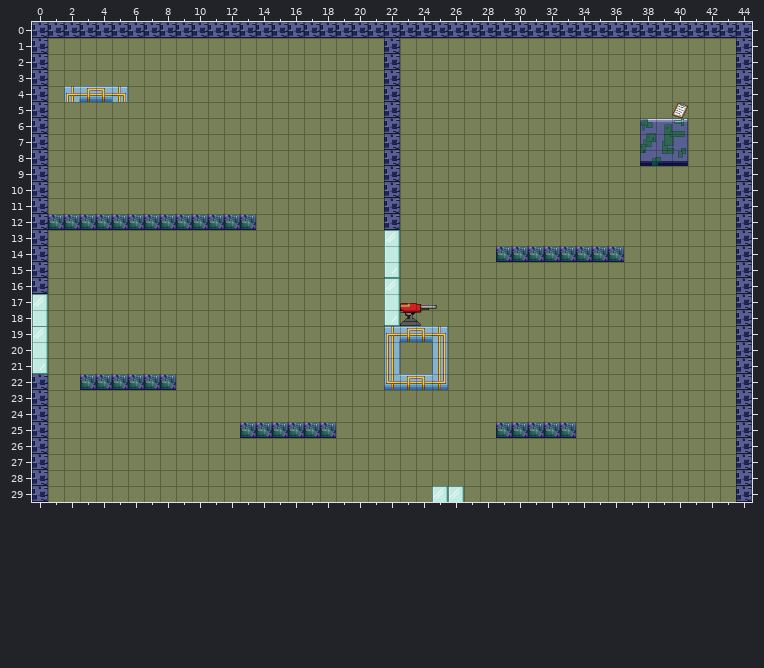
Two states of a Tiled map, GitHub/data/tileset/level2.tmx. Above, as it was before the edit.
Cells are 32x32 px. Shown: x 0..44, y 0..29.
New version:
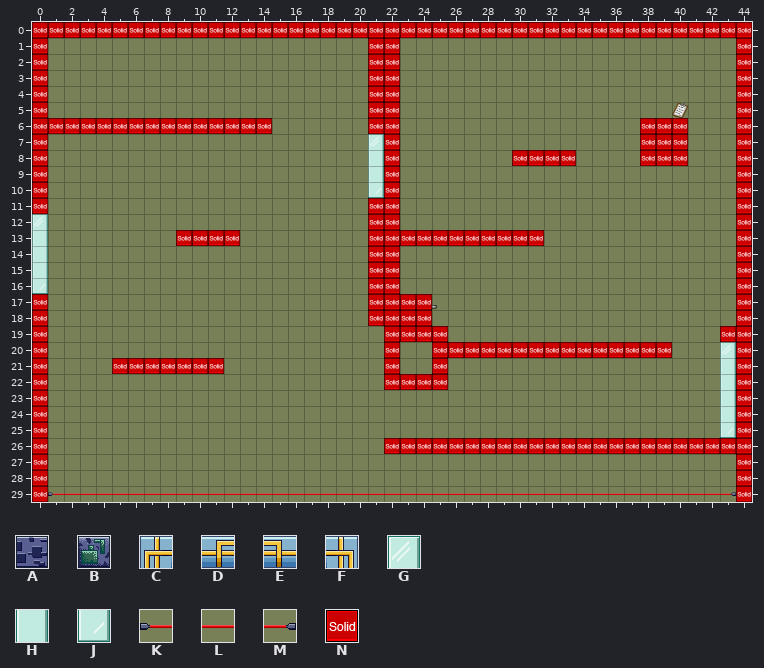
Key: from "gametileset": A 12, B 37, C 53, D 54, E 55, F 56, G 178, H 203, J 228, K 278, L 279, M 280; from "metatiles32x32": N 0 "solid".
_ is an empty cell, # one hidden under a higher layer.
Tiles replaced or removed in this view: A, B, C, D, E, F, G, H, J.
Tiles of an added or newly shown layer are drawn over the layers below it.
Commit message: Modified level 2 took out the alert when we hit notes as it was causing problems
Changes in this commit:
Changed rows in their new state; . is an unchanged cell.
Layer "Background":
first column x 0:
 3 ......................#.....................
 4 ..____................#.....................
 5 ......................#.....................
 6 ......................#.....................
 7 .....................G#.....................
 8 .....................H#.....................
 9 .....................H#.....................
10 .....................J#.....................
11 ......................#.....................
12 G_____________........#.....................
13 H.....................#.....................
14 H.....................#......________.......
15 H.....................#.....................
16 J.....................#.....................
17 #.....................#.....................
18 #.....................#.....................
19 #...........................................
20 #..........................................G
21 #..........................................H
22 ...______..................................H
23 ...........................................H
24 ...........................................H
25 .............______.........._____.........J
first column x 1:
29 KLLLLLLLLLLLLLLLLLLLLLLLLLLLLLLLLLLLLLLLLLM
Layer "collision" (now shown):
first column x 0:
 0 NNNNNNNNNNNNNNNNNNNNNNNNNNNNNNNNNNNNNNNNNNNNN
 1 N....................NN.....................N
 2 N....................NN.....................N
 3 N....................NN.....................N
 4 N....................NN.....................N
 5 N....................NN.....................N
 6 NNNNNNNNNNNNNNN......NN...............NNN...N
 7 N.....................N...............NNN...N
 8 N.....................N.......NNNN....NNN...N
 9 N.....................N.....................N
10 N.....................N.....................N
11 N....................NN.....................N
12 .....................NN.....................N
13 .........NNNN........NNNNNNNNNNN............N
14 .....................NN.....................N
15 .....................NN.....................N
16 .....................NN.....................N
17 N....................NNNN...................N
18 N....................NNNN...................N
19 N.....................NNNN.................NN
20 N.....................N..NNNNNNNNNNNNNNN....N
21 N....NNNNNNN..........N..N..................N
22 N.....................NNNN..................N
23 N...........................................N
24 N...........................................N
25 N...........................................N
26 N.....................NNNNNNNNNNNNNNNNNNNNNNN
27 N...........................................N
28 N...........................................N
29 N...........................................N
Pixel boxes of the changes (left, top, right, bottom) in both pictures:
changed: (32, 22, 752, 502)
